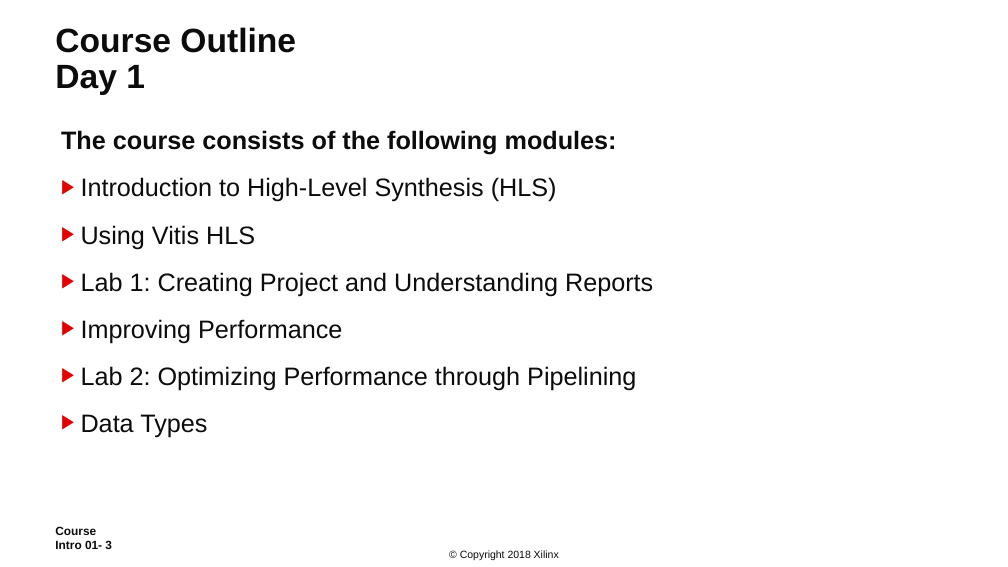
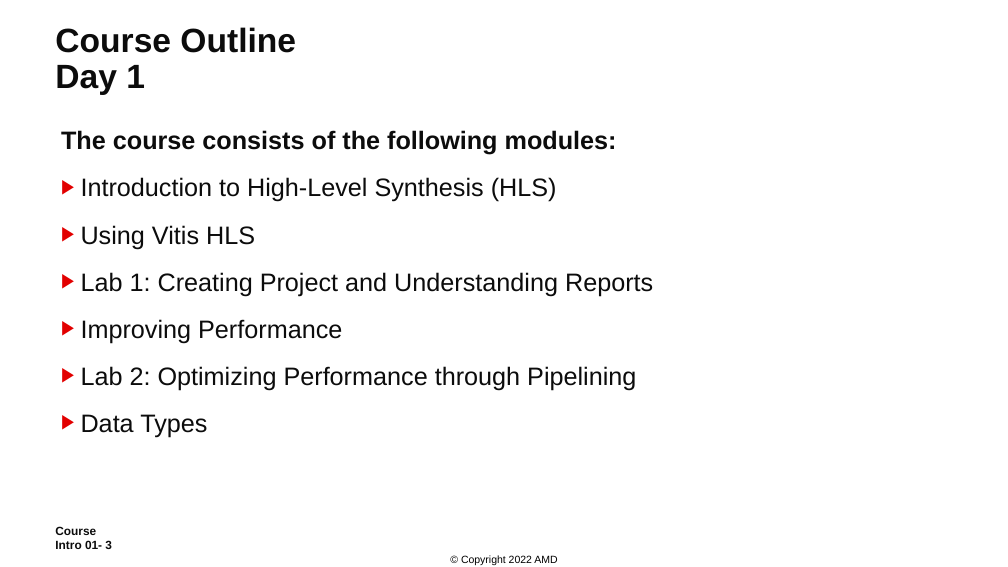
Before and after one commit to ChunxuGuo/High-Level-Synthesis-Flow-on-Zynq-using-Vitis-HLS, a slide deck: slide 3 of vitis_slides/01_Class_Intro.PPTX. Drawn at 1008x567 pixels with LibreOffice and Linux fonts; fonts in the diff are those of the drawing; background and template pictures are left out. Boxes give left, top, right and bottom in pixels: in the first picture for what was removed or moved away, otherwise in the second. Text is boxed around its words. In the diff, an @@ line names an element or a change of style, - is before the commit and + after.

```diff
--- a/vitis_slides/01_Class_Intro.PPTX
+++ b/vitis_slides/01_Class_Intro.PPTX
@@ text removed at <box>460,550,559,560</box> @@
-© Copyright 2018 Xilinx
@@ text added at <box>461,555,557,565</box>, 10 pt, text #000000 @@
+© Copyright 2022 AMD
```
Also in this commit, not shown: 6 other slides changed, 7 other files.
